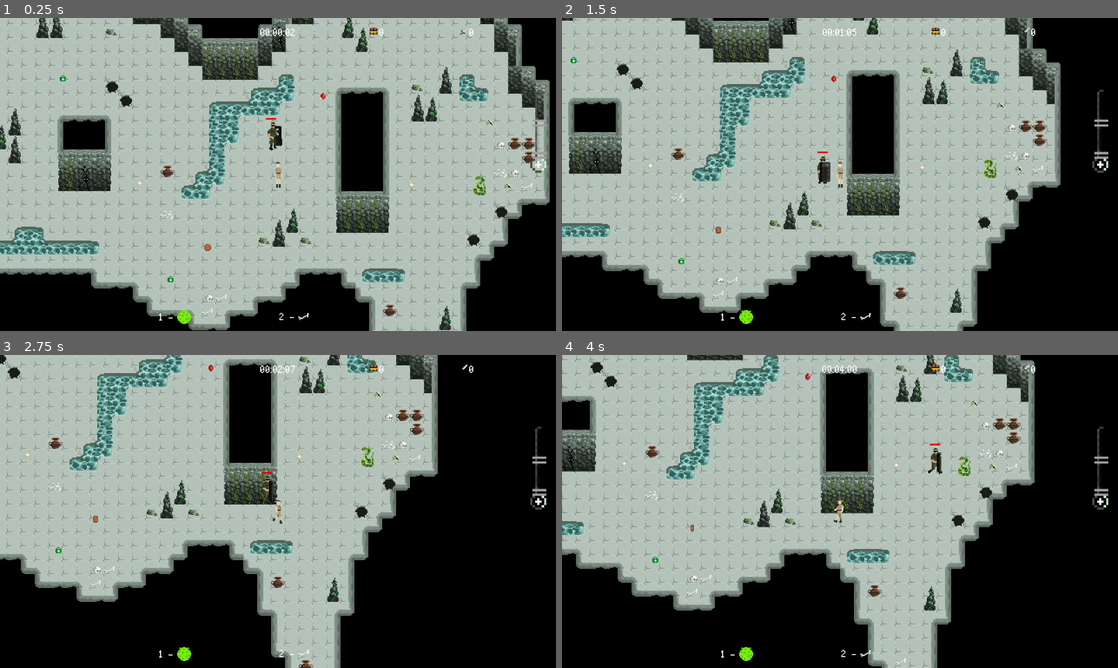
Above: before the commit, frames 1-4 (two rows, left to right).
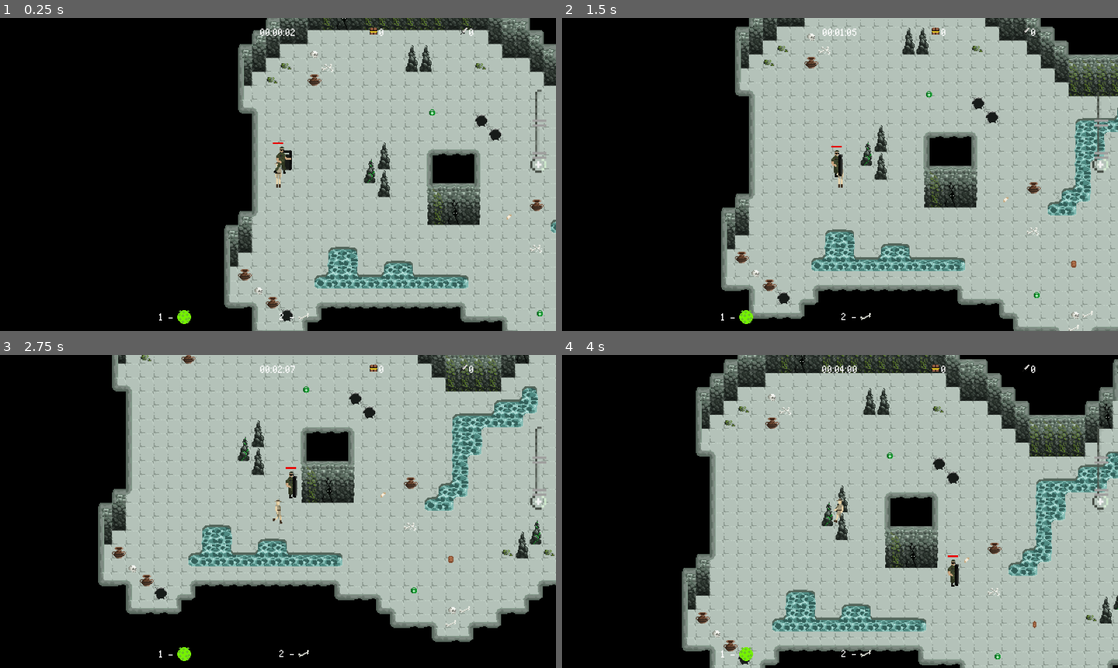
Above: after the commit, the same moments.

Repository: mirogon/Archaeology
Game: Godot game, scene res://Scenes/Main.tscn
The game is run twice, just before and just after one commit, with the same random seed, the same clock (stepped at 60 frames per second) and the same inputs. The engine's default icon, where the game draws it, is replaced by a stand-in: a white triangle on a blue panel in a dark square.
Inputs (mouse positions are in pixels of both pictures, inside the frame that each line leads up to):
- Up to frame 1 (0.25 s): no input
- Up to frame 2 (1.5 s): move the mouse to (962, 158) at 0.52 s; hold Right (ui_right) 0.53-1.28 s; tap F (action) at 0.6 s; move the mouse to (728, 190) at 1.27 s; hold Down (ui_down) from 1.28 s (still down); tap 1 at 1.35 s
- Up to frame 3 (2.75 s): move the mouse to (333, 442) at 2.02 s; release Down (ui_down) at 2.03 s; hold Right (ui_right) from 2.03 s (still down); hold 2 from 2.03 s (still down)
- Up to frame 4 (4 s): move the mouse to (812, 574) at 2.77 s; release Right (ui_right) at 2.78 s; release 2 at 2.78 s; hold Up (ui_up) 2.78-3.53 s; tap F (action) at 2.85 s; move the mouse to (1006, 558) at 3.52 s; hold Left (ui_left) from 3.53 s (still down); hold 1 from 3.53 s (still down)

The runs differ from the first frame. In frame 1, 67% of the frame differs, in the area x 0-100%, y 0-100%; in frame 2, 64%; in frame 3, 61%; in frame 4, 67%.

Commit message:
Restart round

Diff:
--- a/Scenes/Main.tscn
+++ b/Scenes/Main.tscn
@@ -24,14 +24,17 @@
 z_index = 4
 
 [node name="UiCanvasLayer" type="CanvasLayer" parent="."]
+pause_mode = 2
 script = ExtResource( 2 )
 
 [node name="HealthResourceBar" parent="UiCanvasLayer" instance=ExtResource( 6 )]
 script = ExtResource( 4 )
 
 [node name="MainUi" parent="UiCanvasLayer" instance=ExtResource( 8 )]
+pause_mode = 2
 
 [node name="UpgradeUi" parent="UiCanvasLayer" instance=ExtResource( 9 )]
+pause_mode = 2
 visible = false
 
 [connection signal="heal_resource_update" from="Player" to="UiCanvasLayer/HealthResourceBar" method="_on_Player_heal_resource_update"]
--- a/Scenes/Player.tscn
+++ b/Scenes/Player.tscn
@@ -129,7 +129,7 @@
 z_index = 1
 frames = SubResource( 26 )
 animation = "Walk_Right"
-frame = 1
+frame = 4
 playing = true
 
 [node name="HealthSystem" parent="." instance=ExtResource( 3 )]
--- a/Scenes/Rooms/Room.tscn
+++ b/Scenes/Rooms/Room.tscn
@@ -13,7 +13,6 @@
 [ext_resource path="res://Scenes/Rooms/TreasureChest.tscn" type="PackedScene" id=11]
 [ext_resource path="res://Scenes/Items/ItemSpawnMovement.tscn" type="PackedScene" id=12]
 [ext_resource path="res://Scenes/Rooms/Boulder.tscn" type="PackedScene" id=13]
-[ext_resource path="res://Asstes/Environment/Dungeon.png" type="Texture" id=14]
 
 [sub_resource type="ConvexPolygonShape2D" id=47]
 points = PoolVector2Array( 12, 8, 4, 8, 4, 4, 12, 4 )
@@ -751,213 +750,13 @@
 "shape_transform": Transform2D( 1, 0, 0, 1, 0, 0 )
 } ]
 39/z_index = 0
-42/name = "Dungeon.png 42"
-42/texture = ExtResource( 14 )
-42/tex_offset = Vector2( 0, 0 )
-42/modulate = Color( 1, 1, 1, 1 )
-42/region = Rect2( 0, 64, 16, 16 )
-42/tile_mode = 0
-42/occluder_offset = Vector2( 0, 0 )
-42/navigation_offset = Vector2( 0, 0 )
-42/shape_offset = Vector2( 0, 0 )
-42/shape_transform = Transform2D( 1, 0, 0, 1, 0, 0 )
-42/shape_one_way = false
-42/shape_one_way_margin = 0.0
-42/shapes = [  ]
-42/z_index = 0
-43/name = "Dungeon.png 43"
-43/texture = ExtResource( 14 )
-43/tex_offset = Vector2( 0, 0 )
-43/modulate = Color( 1, 1, 1, 1 )
-43/region = Rect2( 0, 80, 16, 16 )
-43/tile_mode = 0
-43/occluder_offset = Vector2( 0, 0 )
-43/navigation_offset = Vector2( 0, 0 )
-43/shape_offset = Vector2( 0, 0 )
-43/shape_transform = Transform2D( 1, 0, 0, 1, 0, 0 )
-43/shape_one_way = false
-43/shape_one_way_margin = 0.0
-43/shapes = [  ]
-43/z_index = 0
-44/name = "Dungeon.png 44"
-44/texture = ExtResource( 14 )
-44/tex_offset = Vector2( 0, 0 )
-44/modulate = Color( 1, 1, 1, 1 )
-44/region = Rect2( 0, 96, 16, 16 )
-44/tile_mode = 0
-44/occluder_offset = Vector2( 0, 0 )
-44/navigation_offset = Vector2( 0, 0 )
-44/shape_offset = Vector2( 0, 0 )
-44/shape_transform = Transform2D( 1, 0, 0, 1, 0, 0 )
-44/shape_one_way = false
-44/shape_one_way_margin = 0.0
-44/shapes = [  ]
-44/z_index = 0
-45/name = "Dungeon.png 45"
-45/texture = ExtResource( 14 )
-45/tex_offset = Vector2( 0, 0 )
-45/modulate = Color( 1, 1, 1, 1 )
-45/region = Rect2( 32, 80, 16, 32 )
-45/tile_mode = 0
-45/occluder_offset = Vector2( 0, 0 )
-45/navigation_offset = Vector2( 0, 0 )
-45/shape_offset = Vector2( 0, 0 )
-45/shape_transform = Transform2D( 1, 0, 0, 1, 0, 0 )
-45/shape_one_way = false
-45/shape_one_way_margin = 0.0
-45/shapes = [  ]
-45/z_index = 0
-46/name = "Dungeon.png 46"
-46/texture = ExtResource( 14 )
-46/tex_offset = Vector2( 0, 0 )
-46/modulate = Color( 1, 1, 1, 1 )
-46/region = Rect2( 16, 80, 16, 32 )
-46/tile_mode = 0
-46/occluder_offset = Vector2( 0, 0 )
-46/navigation_offset = Vector2( 0, 0 )
-46/shape_offset = Vector2( 0, 0 )
-46/shape_transform = Transform2D( 1, 0, 0, 1, 0, 0 )
-46/shape_one_way = false
-46/shape_one_way_margin = 0.0
-46/shapes = [  ]
-46/z_index = 0
-47/name = "Dungeon.png 47"
-47/texture = ExtResource( 14 )
-47/tex_offset = Vector2( 0, 0 )
-47/modulate = Color( 1, 1, 1, 1 )
-47/region = Rect2( 48, 80, 16, 32 )
-47/tile_mode = 0
-47/occluder_offset = Vector2( 0, 0 )
-47/navigation_offset = Vector2( 0, 0 )
-47/shape_offset = Vector2( 0, 0 )
-47/shape_transform = Transform2D( 1, 0, 0, 1, 0, 0 )
-47/shape_one_way = false
-47/shape_one_way_margin = 0.0
-47/shapes = [  ]
-47/z_index = 0
-48/name = "Dungeon.png 48"
-48/texture = ExtResource( 14 )
-48/tex_offset = Vector2( 0, 0 )
-48/modulate = Color( 1, 1, 1, 1 )
-48/region = Rect2( 32, 128, 16, 32 )
-48/tile_mode = 0
-48/occluder_offset = Vector2( 0, 0 )
-48/navigation_offset = Vector2( 0, 0 )
-48/shape_offset = Vector2( 0, 0 )
-48/shape_transform = Transform2D( 1, 0, 0, 1, 0, 0 )
-48/shape_one_way = false
-48/shape_one_way_margin = 0.0
-48/shapes = [  ]
-48/z_index = 0
-49/name = "Dungeon.png 49"
-49/texture = ExtResource( 14 )
-49/tex_offset = Vector2( 0, 0 )
-49/modulate = Color( 1, 1, 1, 1 )
-49/region = Rect2( 16, 144, 16, 16 )
-49/tile_mode = 0
-49/occluder_offset = Vector2( 0, 0 )
-49/navigation_offset = Vector2( 0, 0 )
-49/shape_offset = Vector2( 0, 0 )
-49/shape_transform = Transform2D( 1, 0, 0, 1, 0, 0 )
-49/shape_one_way = false
-49/shape_one_way_margin = 0.0
-49/shapes = [  ]
-49/z_index = 0
-50/name = "Dungeon.png 50"
-50/texture = ExtResource( 14 )
-50/tex_offset = Vector2( 0, 0 )
-50/modulate = Color( 1, 1, 1, 1 )
-50/region = Rect2( 0, 144, 16, 16 )
-50/tile_mode = 0
-50/occluder_offset = Vector2( 0, 0 )
-50/navigation_offset = Vector2( 0, 0 )
-50/shape_offset = Vector2( 0, 0 )
-50/shape_transform = Transform2D( 1, 0, 0, 1, 0, 0 )
-50/shape_one_way = false
-50/shape_one_way_margin = 0.0
-50/shapes = [  ]
-50/z_index = 0
-51/name = "Dungeon.png 51"
-51/texture = ExtResource( 14 )
-51/tex_offset = Vector2( 0, 0 )
-51/modulate = Color( 1, 1, 1, 1 )
-51/region = Rect2( 0, 0, 144, 64 )
-51/tile_mode = 1
-51/autotile/bitmask_mode = 1
-51/autotile/bitmask_flags = [ Vector2( 0, 0 ), 432, Vector2( 0, 1 ), 54, Vector2( 0, 2 ), 255, Vector2( 0, 3 ), 507, Vector2( 1, 0 ), 216, Vector2( 1, 1 ), 27, Vector2( 1, 2 ), 447, Vector2( 1, 3 ), 510, Vector2( 2, 0 ), 56, Vector2( 2, 1 ), 146, Vector2( 4, 2 ), 438, Vector2( 4, 3 ), 504, Vector2( 5, 0 ), 24, Vector2( 5, 1 ), 144, Vector2( 5, 2 ), 219, Vector2( 5, 3 ), 63, Vector2( 6, 0 ), 18, Vector2( 6, 1 ), 48, Vector2( 6, 2 ), 511, Vector2( 7, 0 ), 432, Vector2( 7, 1 ), 54, Vector2( 8, 0 ), 216, Vector2( 8, 1 ), 27 ]
-51/autotile/icon_coordinate = Vector2( 0, 0 )
-51/autotile/tile_size = Vector2( 16, 16 )
-51/autotile/spacing = 0
-51/autotile/occluder_map = [  ]
-51/autotile/navpoly_map = [  ]
-51/autotile/priority_map = [  ]
-51/autotile/z_index_map = [  ]
-51/occluder_offset = Vector2( 0, 0 )
-51/navigation_offset = Vector2( 0, 0 )
-51/shape_offset = Vector2( 0, 0 )
-51/shape_transform = Transform2D( 1, 0, 0, 1, 0, 0 )
-51/shape_one_way = false
-51/shape_one_way_margin = 0.0
-51/shapes = [  ]
-51/z_index = 0
-52/name = "Dungeon.png 52"
-52/texture = ExtResource( 14 )
-52/tex_offset = Vector2( 0, 0 )
-52/modulate = Color( 1, 1, 1, 1 )
-52/region = Rect2( 64, 64, 16, 48 )
-52/tile_mode = 0
-52/occluder_offset = Vector2( 0, 0 )
-52/navigation_offset = Vector2( 0, 0 )
-52/shape_offset = Vector2( 0, 0 )
-52/shape_transform = Transform2D( 1, 0, 0, 1, 0, 0 )
-52/shape_one_way = false
-52/shape_one_way_margin = 0.0
-52/shapes = [  ]
-52/z_index = 0
-53/name = "Dungeon.png 53"
-53/texture = ExtResource( 14 )
-53/tex_offset = Vector2( 0, 0 )
-53/modulate = Color( 1, 1, 1, 1 )
-53/region = Rect2( 80, 64, 16, 48 )
-53/tile_mode = 0
-53/occluder_offset = Vector2( 0, 0 )
-53/navigation_offset = Vector2( 0, 0 )
-53/shape_offset = Vector2( 0, 0 )
-53/shape_transform = Transform2D( 1, 0, 0, 1, 0, 0 )
-53/shape_one_way = false
-53/shape_one_way_margin = 0.0
-53/shapes = [  ]
-53/z_index = 0
-54/name = "Dungeon.png 54"
-54/texture = ExtResource( 14 )
-54/tex_offset = Vector2( 0, 0 )
-54/modulate = Color( 1, 1, 1, 1 )
-54/region = Rect2( 128, 48, 64, 96 )
-54/tile_mode = 1
-54/autotile/bitmask_mode = 1
-54/autotile/bitmask_flags = [ Vector2( 0, 0 ), 16, Vector2( 0, 1 ), 48, Vector2( 0, 3 ), 432, Vector2( 0, 4 ), 438, Vector2( 0, 5 ), 54, Vector2( 1, 1 ), 24, Vector2( 1, 3 ), 504, Vector2( 1, 4 ), 511, Vector2( 1, 5 ), 63, Vector2( 2, 0 ), 432, Vector2( 2, 1 ), 54, Vector2( 2, 3 ), 216, Vector2( 2, 4 ), 219, Vector2( 2, 5 ), 27, Vector2( 3, 0 ), 216, Vector2( 3, 1 ), 27 ]
-54/autotile/icon_coordinate = Vector2( 0, 0 )
-54/autotile/tile_size = Vector2( 16, 16 )
-54/autotile/spacing = 0
-54/autotile/occluder_map = [  ]
-54/autotile/navpoly_map = [  ]
-54/autotile/priority_map = [  ]
-54/autotile/z_index_map = [  ]
-54/occluder_offset = Vector2( 0, 0 )
-54/navigation_offset = Vector2( 0, 0 )
-54/shape_offset = Vector2( 0, 0 )
-54/shape_transform = Transform2D( 1, 0, 0, 1, 0, 0 )
-54/shape_one_way = false
-54/shape_one_way_margin = 0.0
-54/shapes = [  ]
-54/z_index = 0
 
 [sub_resource type="NavigationPolygon" id=85]
 vertices = PoolVector2Array( -546, -176, -544, -144, -559, -144, -767, -145, -751, -176, -783, 128, -744, 126, -569, 12 …(1968 unchanged characters)…
 polygons = [ PoolIntArray( 0, 1, 2, 3, 4 ), PoolIntArray( 5, 6, 7, 8, 9 ), PoolIntArray( 10, 11, 12, 13, 14, 15, 16 ),  …(3395 unchanged characters)…
 outlines = [ PoolVector2Array( -823, -111, -751, -176, -546, -176, -447, -80, -383, -81, -338, -144, -320, -145, -291,  …(2432 unchanged characters)…
 
-[node name="Room" type="Node2D"]
+[node name="Room" type="Node2D" groups=["Room"]]
 
 [node name="Floor_Layer" type="TileMap" parent="."]
 tile_set = SubResource( 46 )
@@ -993,25 +792,25 @@
 position = Vector2( -135, 104 )
 min_interval_ms = 10000
 max_interval_ms = 200000
-max_spawns = 0
+max_spawns = 1
 
 [node name="Spawner2" parent="Spawner" instance=ExtResource( 3 )]
 position = Vector2( -775, 151 )
 min_interval_ms = 10000
 max_interval_ms = 20000
-max_spawns = 0
+max_spawns = 1
 
 [node name="Spawner3" parent="Spawner" instance=ExtResource( 3 )]
 position = Vector2( -553, -72 )
 min_interval_ms = 10000
 max_interval_ms = 20000
-max_spawns = 0
+max_spawns = 1
 
 [node name="Spawner4" parent="Spawner" instance=ExtResource( 3 )]
 position = Vector2( -184, -168 )
 min_interval_ms = 10000
 max_interval_ms = 20000
-max_spawns = 0
+max_spawns = 1
 
 [node name="Spawner5" parent="Spawner" instance=ExtResource( 3 )]
 position = Vector2( -104, 72 )
@@ -1080,3 +879,6 @@
 position = Vector2( -216, -169 )
 item_spawn_movement = ExtResource( 12 )
 coin_scene = ExtResource( 4 )
+
+[node name="PlayerStart" type="Node2D" parent="."]
+position = Vector2( -786, -10 )
--- a/Scenes/Soldier.tscn
+++ b/Scenes/Soldier.tscn
@@ -10,54 +10,6 @@
 
 [sub_resource type="RectangleShape2D" id=20]
 extents = Vector2( 6, 15 )
-
-[sub_resource type="AtlasTexture" id=39]
-atlas = ExtResource( 7 )
-region = Rect2( 0, 0, 32, 32 )
-
-[sub_resource type="AtlasTexture" id=40]
-atlas = ExtResource( 7 )
-region = Rect2( 32, 0, 32, 32 )
-
-[sub_resource type="AtlasTexture" id=41]
-atlas = ExtResource( 7 )
-region = Rect2( 64, 0, 32, 32 )
-
-[sub_resource type="AtlasTexture" id=42]
-atlas = ExtResource( 7 )
-region = Rect2( 96, 0, 32, 32 )
-
-[sub_resource type="AtlasTexture" id=35]
-atlas = ExtResource( 1 )
-region = Rect2( 0, 32, 32, 32 )
-
-[sub_resource type="AtlasTexture" id=36]
-atlas = ExtResource( 1 )
-region = Rect2( 32, 32, 32, 32 )
-
-[sub_resource type="AtlasTexture" id=37]
-atlas = ExtResource( 1 )
-region = Rect2( 64, 32, 32, 32 )
-
-[sub_resource type="AtlasTexture" id=38]
-atlas = ExtResource( 1 )
-region = Rect2( 96, 32, 32, 32 )
-
-[sub_resource type="AtlasTexture" id=21]
-atlas = ExtResource( 1 )
-region = Rect2( 0, 0, 32, 32 )
-
-[sub_resource type="AtlasTexture" id=22]
-atlas = ExtResource( 1 )
-region = Rect2( 32, 0, 32, 32 )
-
-[sub_resource type="AtlasTexture" id=23]
-atlas = ExtResource( 1 )
-region = Rect2( 64, 0, 32, 32 )
-
-[sub_resource type="AtlasTexture" id=24]
-atlas = ExtResource( 1 )
-region = Rect2( 96, 0, 32, 32 )
 
 [sub_resource type="AtlasTexture" id=30]
 atlas = ExtResource( 1 )
@@ -78,6 +30,54 @@
 [sub_resource type="AtlasTexture" id=34]
 atlas = ExtResource( 1 )
 region = Rect2( 128, 96, 32, 32 )
+
+[sub_resource type="AtlasTexture" id=21]
+atlas = ExtResource( 1 )
+region = Rect2( 0, 0, 32, 32 )
+
+[sub_resource type="AtlasTexture" id=22]
+atlas = ExtResource( 1 )
+region = Rect2( 32, 0, 32, 32 )
+
+[sub_resource type="AtlasTexture" id=23]
+atlas = ExtResource( 1 )
+region = Rect2( 64, 0, 32, 32 )
+
+[sub_resource type="AtlasTexture" id=24]
+atlas = ExtResource( 1 )
+region = Rect2( 96, 0, 32, 32 )
+
+[sub_resource type="AtlasTexture" id=35]
+atlas = ExtResource( 1 )
+region = Rect2( 0, 32, 32, 32 )
+
+[sub_resource type="AtlasTexture" id=36]
+atlas = ExtResource( 1 )
+region = Rect2( 32, 32, 32, 32 )
+
+[sub_resource type="AtlasTexture" id=37]
+atlas = ExtResource( 1 )
+region = Rect2( 64, 32, 32, 32 )
+
+[sub_resource type="AtlasTexture" id=38]
+atlas = ExtResource( 1 )
+region = Rect2( 96, 32, 32, 32 )
+
+[sub_resource type="AtlasTexture" id=39]
+atlas = ExtResource( 7 )
+region = Rect2( 0, 0, 32, 32 )
+
+[sub_resource type="AtlasTexture" id=40]
+atlas = ExtResource( 7 )
+region = Rect2( 32, 0, 32, 32 )
+
+[sub_resource type="AtlasTexture" id=41]
+atlas = ExtResource( 7 )
+region = Rect2( 64, 0, 32, 32 )
+
+[sub_resource type="AtlasTexture" id=42]
+atlas = ExtResource( 7 )
+region = Rect2( 96, 0, 32, 32 )
 
 [sub_resource type="AtlasTexture" id=25]
 atlas = ExtResource( 1 )
@@ -117,25 +117,25 @@
 
 [sub_resource type="SpriteFrames" id=19]
 animations = [ {
-"frames": [ SubResource( 39 ), SubResource( 40 ), SubResource( 41 ), SubResource( 42 ) ],
+"frames": [ SubResource( 30 ), SubResource( 31 ), SubResource( 32 ), SubResource( 33 ), SubResource( 34 ) ],
 "loop": true,
-"name": "Army_ATK_Right",
-"speed": 12.0
+"name": "Army_Walk_Left",
+"speed": 8.0
+}, {
+"frames": [ SubResource( 21 ), SubResource( 22 ), SubResource( 23 ), SubResource( 24 ) ],
+"loop": true,
+"name": "Army_Walk_Down",
+"speed": 5.0
 }, {
 "frames": [ SubResource( 35 ), SubResource( 36 ), SubResource( 37 ), SubResource( 38 ) ],
 "loop": true,
 "name": "Army_Walk_Up",
 "speed": 5.0
 }, {
-"frames": [ SubResource( 21 ), SubResource( 22 ), SubResource( 23 ), SubResource( 24 ) ],
+"frames": [ SubResource( 39 ), SubResource( 40 ), SubResource( 41 ), SubResource( 42 ) ],
 "loop": true,
-"name": "Army_Walk_Down",
-"speed": 5.0
-}, {
-"frames": [ SubResource( 30 ), SubResource( 31 ), SubResource( 32 ), SubResource( 33 ), SubResource( 34 ) ],
-"loop": true,
-"name": "Army_Walk_Left",
-"speed": 8.0
+"name": "Army_ATK_Right",
+"speed": 12.0
 }, {
 "frames": [ SubResource( 25 ), SubResource( 26 ), SubResource( 27 ), SubResource( 28 ), SubResource( 29 ) ],
 "loop": true,
@@ -163,7 +163,6 @@
 z_index = 1
 frames = SubResource( 19 )
 animation = "Army_ATK_Right"
-frame = 1
 playing = true
 
 [node name="NavigationMovement" parent="." instance=ExtResource( 2 )]
--- a/Scenes/Ui/UpgradeUi.tscn
+++ b/Scenes/Ui/UpgradeUi.tscn
@@ -9,6 +9,8 @@
 [ext_resource path="res://Asstes/UI/Upgrade_Screen/Player_Icon.png" type="Texture" id=7]
 [ext_resource path="res://Asstes/UI/Upgrade_Screen/sword.png" type="Texture" id=8]
 [ext_resource path="res://Asstes/UI/Upgrade_Screen/HealthResource_Icon.png" type="Texture" id=9]
+[ext_resource path="res://Asstes/UI/Upgrade_Screen/Pllay_Button.png" type="Texture" id=10]
+[ext_resource path="res://Scripts/Ui/PlayButton.gd" type="Script" id=11]
 
 [sub_resource type="StyleBoxFlat" id=2]
 bg_color = Color( 0, 0, 0, 0.290196 )
@@ -593,3 +595,17 @@
 margin_right = 7.0
 margin_bottom = 7.0
 texture_normal = ExtResource( 5 )
+
+[node name="PlayButton" type="TextureButton" parent="."]
+anchor_left = 0.5
+anchor_top = 1.0
+anchor_right = 0.5
+anchor_bottom = 1.0
+margin_left = -15.0
+margin_top = -59.0
+margin_right = 15.0
+margin_bottom = -57.0
+texture_normal = ExtResource( 10 )
+script = ExtResource( 11 )
+
+[connection signal="pressed" from="PlayButton" to="PlayButton" method="_on_PlayButton_pressed"]
--- a/Scripts/Enemies/Enemy.gd
+++ b/Scripts/Enemies/Enemy.gd
@@ -58,4 +58,3 @@
 
 func on_animation_finished():
 	$AnimatedSprite.playing = false
-	print("WORKS")
--- a/Scripts/Main.gd
+++ b/Scripts/Main.gd
@@ -2,13 +2,38 @@
 
 signal treasure_update(new_treasure)
 signal enemies_died(enemies_died)
+signal restart_game()
+
+var room = load("res://Scenes/Rooms/Room.tscn")
+var loaded_room
 
 var enemies_died = 0
 
+func _ready():
+	player_and_soldier_to_start()
+	loaded_room = $Room
+	randomize()
 
-# Called when the node enters the scene tree for the first time.
-func _ready():
-	randomize()
+func restart_game():
+	print("restart game")
+
+	loaded_room.queue_free()
+	loaded_room = room.instance()
+	add_child(loaded_room)
+
+	$Player.restart_game()
+	$Soldier.restart_game()
+	player_and_soldier_to_start()
+
+	$UiCanvasLayer.restart_game()
+
+	emit_signal("restart_game")
+
+	get_tree().paused = false
+
+func player_and_soldier_to_start():
+	$Player.position = $Room/PlayerStart.position
+	$Soldier.position = $Room/PlayerStart.position
 
 func enemy_died():
 	enemies_died += 1
--- a/Scripts/Other/HealthSystem.gd
+++ b/Scripts/Other/HealthSystem.gd
@@ -12,6 +12,11 @@
 func _ready():
 	current_health = max_health
 	dead = false
+
+func reset():
+	current_health = max_health
+	dead = false
+	emit_signal("health_update", current_health)
 
 func take_damage(damage: int):
 	if(current_health == 0):
--- a/Scripts/Other/NavigationMovement.gd
+++ b/Scripts/Other/NavigationMovement.gd
@@ -24,6 +24,8 @@
 	animated_sprite = sprite
 	navigation2D = nav2D
 	initialized = true
+	destination_reached = true
+	current_path_index = 0
 
 func set_new_destination(dest: Vector2):
 	current_destination = dest
@@ -38,7 +40,6 @@
 
 func increment_path_index():
 	current_path_index += 1
-	print("increment")
 	if(current_path_index >= current_path.size()):
 		destination_reached = true
 		current_path_index -= 1
--- a/Scripts/Player.gd
+++ b/Scripts/Player.gd
@@ -24,6 +24,12 @@
 func _ready():
 	$ProgressBar.hide()
 	time = 0
+
+func restart_game():
+	heal_resources = 0
+	treasure_found = 0
+	$HealthSystem.reset()
+
 
 func get_movedir():
 	var moveDir: Vector2 = Vector2(0,0)
--- a/Scripts/Rooms/Spawner.gd
+++ b/Scripts/Rooms/Spawner.gd
@@ -29,5 +29,5 @@
 func spawn():
 	var instance = scene_to_spawn.instance()
 	instance.position = position
-	get_tree().get_root().add_child(instance)
+	get_parent().get_parent().add_child(instance)
 	spawns += 1
--- a/Scripts/Soldier.gd
+++ b/Scripts/Soldier.gd
@@ -19,8 +19,28 @@
 func _ready():
 	$NavigationMovement.initialize($AnimatedSprite, get_parent().get_node("Room/Navigation2D"))
 
+func restart_game():
+	time = 0
+	last_time_attacked = 0
+	last_time_destination_updated = 0
+	enemies = Array()
+	focused_enemy = null
+	enemies.clear()
+	$HealthSystem.reset()
+
+	var main = get_tree().get_root().get_node("Main")
+	var room = null
+	for i in range(main.get_child_count()):
+		if main.get_child(i).is_in_group("Room"):
+			room = main.get_child(i)
+
+	$NavigationMovement.initialize($AnimatedSprite, room.get_node("Navigation2D"))
+
 func _process(delta):
-	var focused_enemy = update_enemy_navigation_destination()
+	focused_enemy = null
+	if time - last_time_destination_updated > 0.5:
+		focused_enemy = update_enemy_navigation_destination()
+		last_time_destination_updated = time
 	attack_enemy(focused_enemy)
 
 	if scheduled_attack:
@@ -31,14 +51,11 @@
 	time += delta
 
 func update_enemy_navigation_destination():
-	var focused_enemy = null
-	if time - last_time_destination_updated > 0.5:
-		last_time_destination_updated = time
-		find_enemies()
-		if(enemies.size() > 0):
-			focused_enemy = find_nearest_enemy()
-			if !currently_attacking:
-				$NavigationMovement.set_new_destination(focused_enemy.position)
+	find_enemies()
+	if(enemies.size() > 0):
+		focused_enemy = find_nearest_enemy()
+		if !currently_attacking:
+			$NavigationMovement.set_new_destination(focused_enemy.position)
 	return focused_enemy
 
 func attack_enemy(enemy):
@@ -53,7 +70,6 @@
 					$AnimatedSprite.play("Army_ATK_Left")
 
 				scheduled_attack = enemy
-				#enemy.get_node("HealthSystem").take_damage(25)
 				last_time_attacked = time
 
 		else:
--- a/Scripts/Ui/KillLabel.gd
+++ b/Scripts/Ui/KillLabel.gd
@@ -4,7 +4,10 @@
 # Called when the node enters the scene tree for the first time.
 func _ready():
 	get_tree().get_root().get_node("Main").connect("enemies_died", self, "on_enemies_died")
-
+	get_tree().get_root().get_node("Main").connect("restart_game", self, "restart_game")
 
 func on_enemies_died(enemies_died):
 	text = String(enemies_died)
+
+func restart_game():
+	text = "0"
--- /dev/null
+++ b/Scripts/Ui/PlayButton.gd
@@ -0,0 +1,20 @@
+extends TextureButton
+
+
+# Declare member variables here. Examples:
+# var a = 2
+# var b = "text"
+
+
+# Called when the node enters the scene tree for the first time.
+func _ready():
+	pass # Replace with function body.
+
+
+# Called every frame. 'delta' is the elapsed time since the previous frame.
+#func _process(delta):
+#	pass
+
+
+func _on_PlayButton_pressed():
+	get_tree().get_root().get_node("Main").restart_game()
--- a/Scripts/Ui/TimerLabel.gd
+++ b/Scripts/Ui/TimerLabel.gd
@@ -4,12 +4,11 @@
 
 # Called when the node enters the scene tree for the first time.
 func _ready():
+	get_tree().get_root().get_node("Main").connect("restart_game", self, "restart_game")
 	pass # Replace with function body.
 
-
-# Called every frame. 'delta' is the elapsed time since the previous frame.
-#func _process(delta):
-#	pass
+func restart_game():
+	tenth_seconds = 0
 
 func _on_Timer_timeout():
 	tenth_seconds += 1
--- a/Scripts/Ui/TreasureLabel.gd
+++ b/Scripts/Ui/TreasureLabel.gd
@@ -2,6 +2,10 @@
 
 func _ready():
 	get_tree().get_root().get_node("Main").connect("treasure_update", self, "on_treasure_update")
+	get_tree().get_root().get_node("Main").connect("restart_game", self, "restart_game")
 
 func on_treasure_update(treasure_found):
 	text = String(treasure_found)
+
+func restart_game():
+	text = "0"
--- a/Scripts/Ui/Ui.gd
+++ b/Scripts/Ui/Ui.gd
@@ -15,6 +15,11 @@
 #func _process(delta):
 #	pass
 
+func restart_game():
+	$UpgradeUi.visible = false
+	$MainUi.visible = true
+	$HealthResourceBar.visible = true
+
 func on_soldier_died():
 	$UpgradeUi.visible = true
 	$MainUi.visible = false
Not shown: 1 places in Scenes/Rooms/Room.tscn that only renumber resources
Not shown: 1 places in Scenes/Ui/UpgradeUi.tscn that only renumber resources
